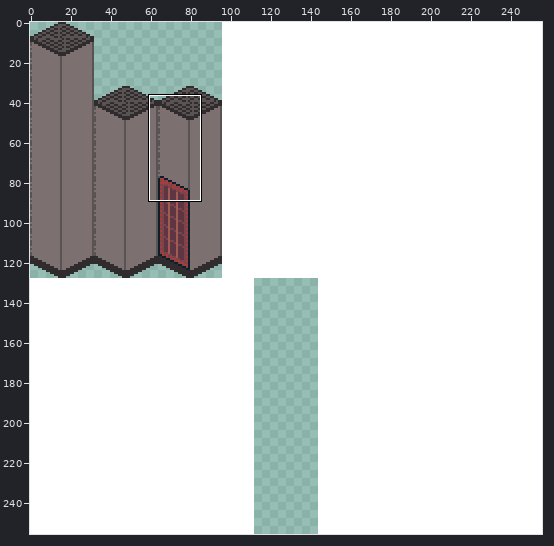
Sprite sheet -- res/walls128.png. Above, an overview of the earlier version with the close-up marked.
Close-up. Earlier state:
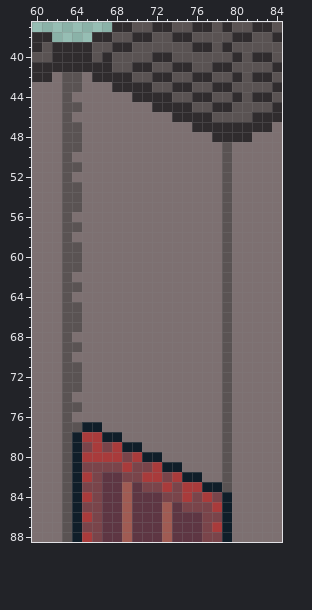
The file is 256x256 pixels. Shown: x 60..84, y 37..88. The commit also changed other parts of the picture, which this record leaves out.
The result:
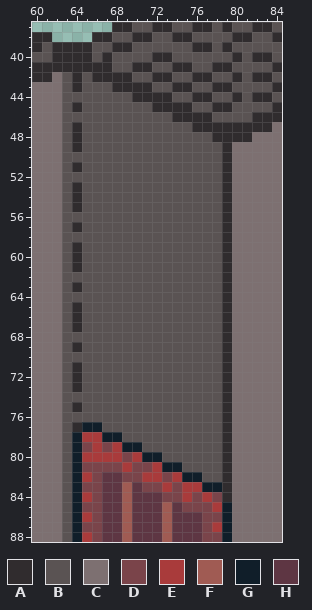
Palette (. is transparent): A #302c2e  B #5a5353  C #7d7071  D #7a444a  E #a93b3b  F #a05b53  G #101e29  H #5e3643
Edits made:
@@ x 60..84 @@
 41 AAAAAAAABBAABBAABBAABBBBA
-42 AACBBCAAAABBAABBAABBABAAB
-43 CCCBBCCCAAAABBAABBAABBBBA
-44 CCCBCCCCCCAAAABBAABBABAAB
-45 CCCBBCCCCCCCAAAABBAABBBBA
-46 CCCBCCCCCCCCCCAAAABBBBAAA
-47 CCCBBCCCCCCCCCCCAAAAAAAAC
-48 CCCBBCCCCCCCCCCCCCAAAACCC
-49 CCCBBCCCCCCCCCCCCCCBCCCCC
-50 CCCBCCCCCCCCCCCCCCCBCCCCC
-51 CCCBBCCCCCCCCCCCCCCBCCCCC
-52 CCCBCCCCCCCCCCCCCCCBCCCCC
-53 CCCBBCCCCCCCCCCCCCCBCCCCC
-54 CCCBBCCCCCCCCCCCCCCBCCCCC
-55 CCCBBCCCCCCCCCCCCCCBCCCCC
-56 CCCBCCCCCCCCCCCCCCCBCCCCC
-57 CCCBBCCCCCCCCCCCCCCBCCCCC
-58 CCCBCCCCCCCCCCCCCCCBCCCCC
-59 CCCBBCCCCCCCCCCCCCCBCCCCC
-60 CCCBBCCCCCCCCCCCCCCBCCCCC
-61 CCCBBCCCCCCCCCCCCCCBCCCCC
-62 CCCBCCCCCCCCCCCCCCCBCCCCC
-63 CCCBBCCCCCCCCCCCCCCBCCCCC
-64 CCCBCCCCCCCCCCCCCCCBCCCCC
-65 CCCBBCCCCCCCCCCCCCCBCCCCC
-66 CCCBBCCCCCCCCCCCCCCBCCCCC
-67 CCCBBCCCCCCCCCCCCCCBCCCCC
-68 CCCBCCCCCCCCCCCCCCCBCCCCC
-69 CCCBBCCCCCCCCCCCCCCBCCCCC
-70 CCCBCCCCCCCCCCCCCCCBCCCCC
-71 CCCBBCCCCCCCCCCCCCCBCCCCC
-72 CCCBBCCCCCCCCCCCCCCBCCCCC
-73 CCCBBCCCCCCCCCCCCCCBCCCCC
-74 CCCBCCCCCCCCCCCCCCCBCCCCC
-75 CCCBBCCCCCCCCCCCCCCBCCCCC
-76 CCCBCCCCCCCCCCCCCCCBCCCCC
-77 CCCBBGGCCCCCCCCCCCCBCCCCC
-78 CCCBGEEGGCCCCCCCCCCBCCCCC
-79 CCCBGDEDEGGCCCCCCCCBCCCCC
-80 CCCBGEEEEDEGGCCCCCCBCCCCC
-81 CCCBGDDDDEDDEGGCCCCBCCCCC
-82 CCCBGEDHHDDEEDEGGCCBCCCCC
-83 CCCBGDDHHFHDDEDEEGGBCCCCC
-84 CCCBGEDHHFHHHDDEDEDGCCCCC
+42 AACBABAAAABBAABBAABBABAAB
+43 CCCBABBBAAAABBAABBAABBBBA
+44 CCCBBBBBBBAAAABBAABBABAAB
+45 CCCBABBBBBBBAAAABBAABBBBA
+46 CCCBBBBBBBBBBBAAAABBBBAAA
+47 CCCBABBBBBBBBBBBAAAAAAAAC
+48 CCCBABBBBBBBBBBBBBAAAACCC
+49 CCCBABBBBBBBBBBBBBBACCCCC
+50 CCCBBBBBBBBBBBBBBBBACCCCC
+51 CCCBABBBBBBBBBBBBBBACCCCC
+52 CCCBBBBBBBBBBBBBBBBACCCCC
+53 CCCBABBBBBBBBBBBBBBACCCCC
+54 CCCBABBBBBBBBBBBBBBACCCCC
+55 CCCBABBBBBBBBBBBBBBACCCCC
+56 CCCBBBBBBBBBBBBBBBBACCCCC
+57 CCCBABBBBBBBBBBBBBBACCCCC
+58 CCCBBBBBBBBBBBBBBBBACCCCC
+59 CCCBABBBBBBBBBBBBBBACCCCC
+60 CCCBABBBBBBBBBBBBBBACCCCC
+61 CCCBABBBBBBBBBBBBBBACCCCC
+62 CCCBBBBBBBBBBBBBBBBACCCCC
+63 CCCBABBBBBBBBBBBBBBACCCCC
+64 CCCBBBBBBBBBBBBBBBBACCCCC
+65 CCCBABBBBBBBBBBBBBBACCCCC
+66 CCCBABBBBBBBBBBBBBBACCCCC
+67 CCCBABBBBBBBBBBBBBBACCCCC
+68 CCCBBBBBBBBBBBBBBBBACCCCC
+69 CCCBABBBBBBBBBBBBBBACCCCC
+70 CCCBBBBBBBBBBBBBBBBACCCCC
+71 CCCBABBBBBBBBBBBBBBACCCCC
+72 CCCBABBBBBBBBBBBBBBACCCCC
+73 CCCBABBBBBBBBBBBBBBACCCCC
+74 CCCBBBBBBBBBBBBBBBBACCCCC
+75 CCCBABBBBBBBBBBBBBBACCCCC
+76 CCCBBBBBBBBBBBBBBBBACCCCC
+77 CCCBAGGBBBBBBBBBBBBACCCCC
+78 CCCBGEEGGBBBBBBBBBBACCCCC
+79 CCCBGDEDEGGBBBBBBBBACCCCC
+80 CCCBGEEEEDEGGBBBBBBACCCCC
+81 CCCBGDDDDEDDEGGBBBBACCCCC
+82 CCCBGEDHHDDEEDEGGBBACCCCC
+83 CCCBGDDHHFHDDEDEEGGACCCCC
+84 CCCBGEDHHFHHHDDEDEDACCCCC
 85 CCCBGDDHHFHHHFHDDDEGCCCCC
Changed places in both close-ups, as pixel boxes (x1, y1, x2, y2):
changed: (72, 72, 232, 502)
